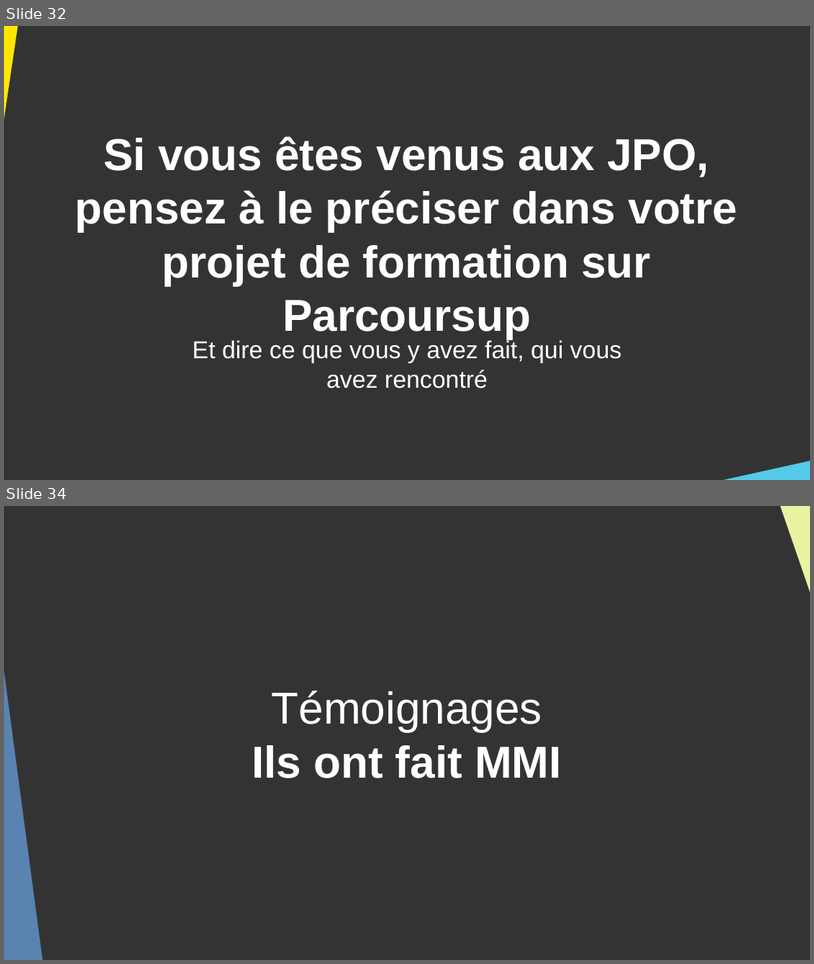
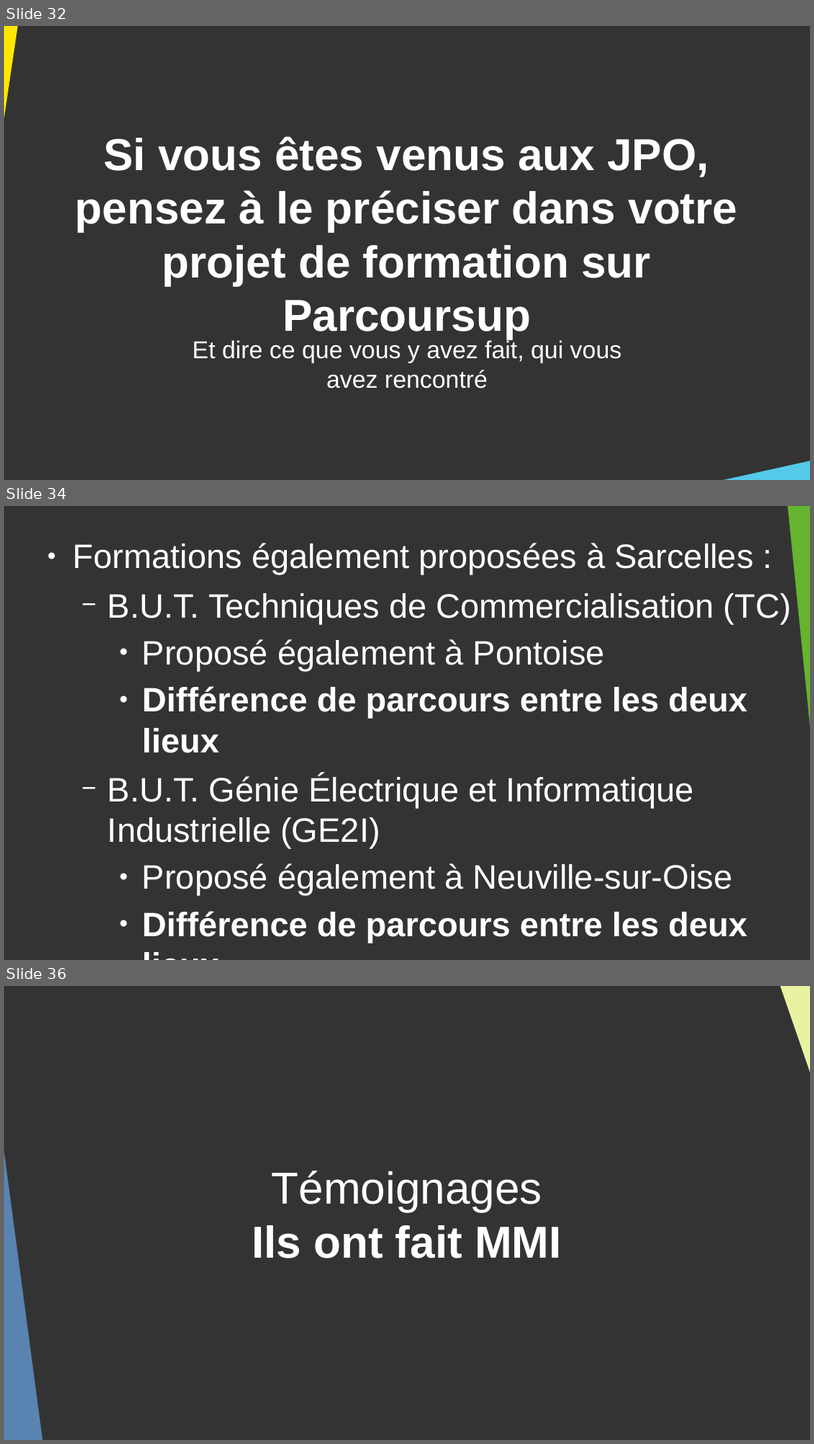
Before and after one commit to DanYellow/cours, a slide deck: presentation-formation-mmi/presentation.odp. Shown one above the other, each under a label of ours: slides 32 and 34 before the commit, slides 32, 34 and 36 after it; the slides between them are not shown. The pictures are 814x964 and 814x1444 pixels, drawn with LibreOffice and Linux fonts; fonts in the diff are those of the drawing. Boxes give left, top, right and bottom in pixels: in the first picture for what was removed or moved away, otherwise in the second. Text is boxed around its words. In the diff, an @@ line names an element or a change of style, - is before the commit and + after.

```diff
--- a/presentation-formation-mmi/presentation.odp
+++ b/presentation-formation-mmi/presentation.odp
@@ slide 34 added at box(4, 506, 810, 960), background #333333 @@
@@ right triangle added at box(788, 506, 810, 782), fill #65B32E @@
@@ text added at box(73, 543, 792, 942), 33.3 pt, text #FFFFFF @@
+● Formations également proposées à Sarcelles :
+  − B.U.T. Techniques de Commercialisation (TC)
+    ● Proposé également à Pontoise
+    ● Différence de parcours entre les deux lieux
+  − B.U.T. Génie Électrique et Informatique Industrielle (GE2I)
+    ● Proposé également à Neuville-sur-Oise
+    ● Différence de parcours entre les deux lieux
@@ what was slide 34 is now slide 36 @@
```
Also in this commit, not shown: 3 slides changed, 1 other slide added, 8 other files.
